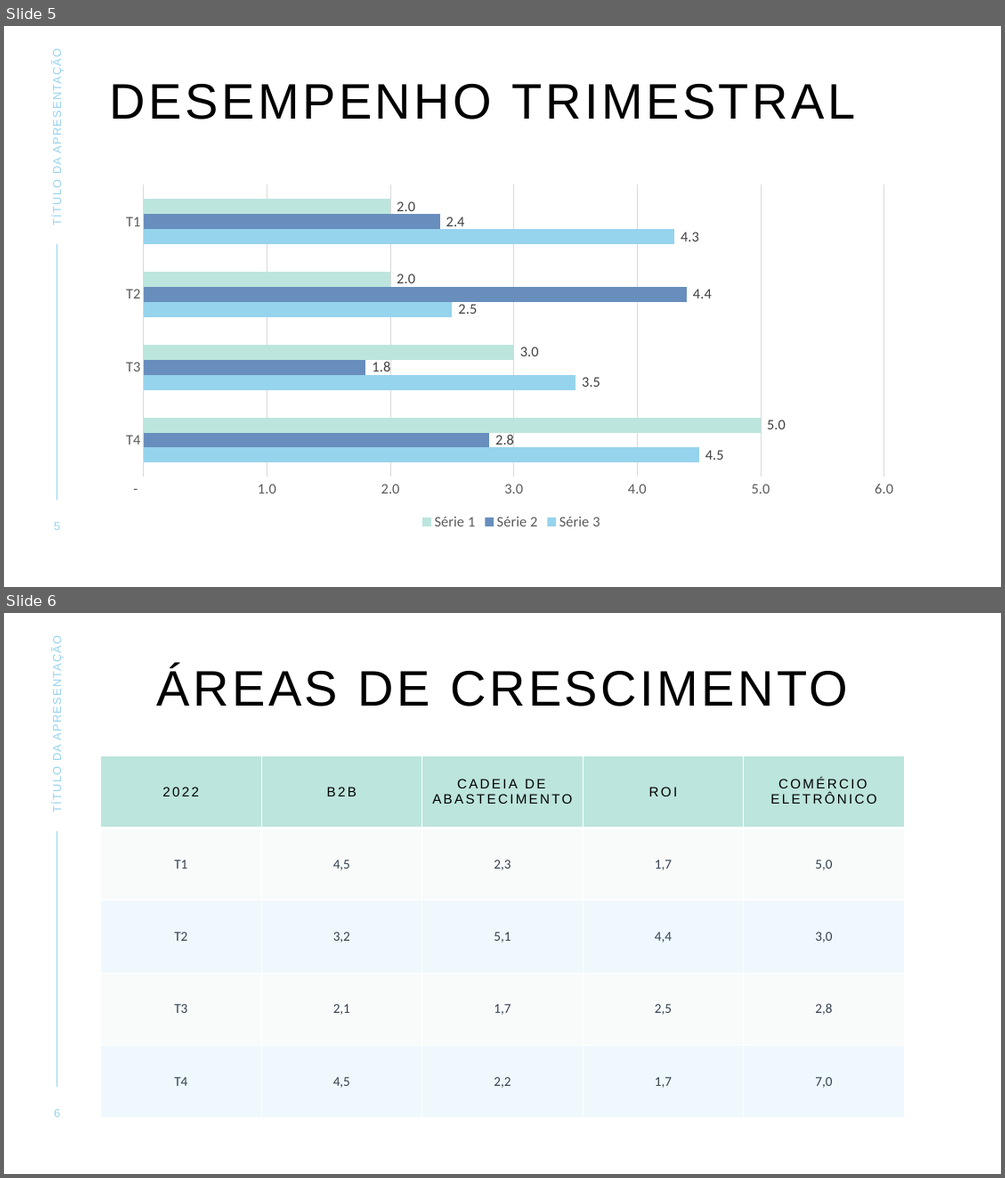
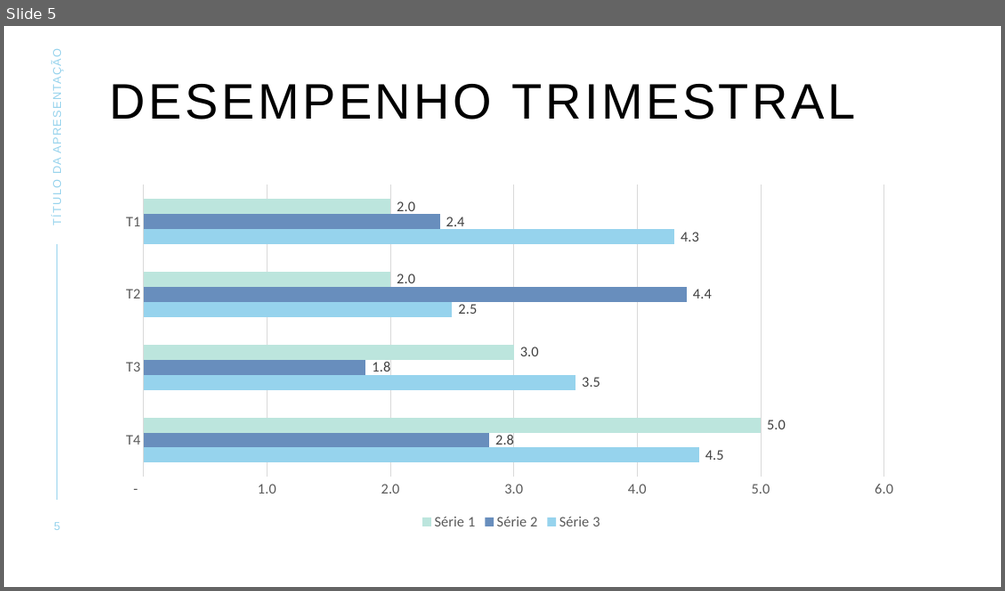
Before and after one commit to tbgbarros/PI-2-DSM2SEM, a slide deck: APRESENTAÇÕES/GPO.pptx. Shown one above the other, each under a label of ours: slides 5 and 6 before the commit, slide 5 after it. The pictures are 1005x1178 and 1005x591 pixels, drawn with LibreOffice and Linux fonts; fonts in the diff are those of the drawing. Boxes give left, top, right and bottom in pixels: in the first picture for what was removed or moved away, otherwise in the second. Text is boxed around its words. In the diff, an @@ line names an element or a change of style, - is before the commit and + after.

```diff
--- a/APRESENTAÇÕES/GPO.pptx
+++ b/APRESENTAÇÕES/GPO.pptx
@@ slide 6 removed at [4,613,1001,1174], background #FFFFFF; not listed: 1 template element that a slide beside it also shows @@
@@ text removed at [50,646,63,812] @@
-TÍTULO DA APRESENTAÇÃO
@@ title removed at [157,666,848,706] @@
-ÁREAS DE CRESCIMENTO
@@ table removed at [100,755,905,1118], 5 rows, 5 columns @@
-2022 | B2B | CADEIA DE ABASTECIMENTO | ROI | COMÉRCIO ELETRÔNICO
-T1 | 4,5 | 2,3 | 1,7 | 5,0
-T2 | 3,2 | 5,1 | 4,4 | 3,0
-T3 | 2,1 | 1,7 | 2,5 | 2,8
-T4 | 4,5 | 2,2 | 1,7 | 7,0
@@ page number removed at [54,1109,60,1117] @@
-6
```
Also in this commit, not shown: 3 slides changed, 1 slide added.
